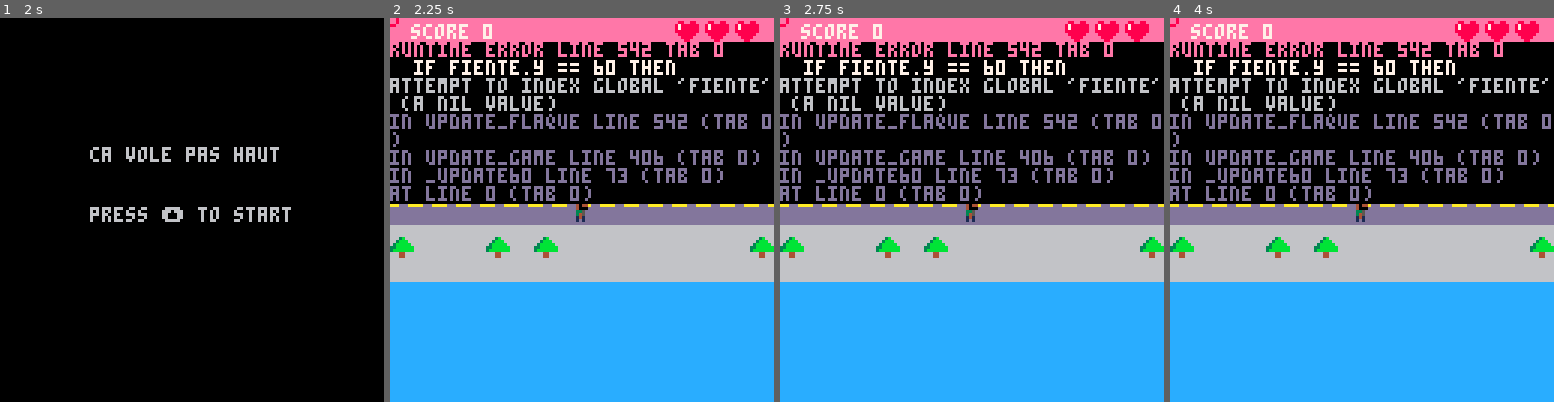
Above: before the commit, frames 1-4 (left to right).
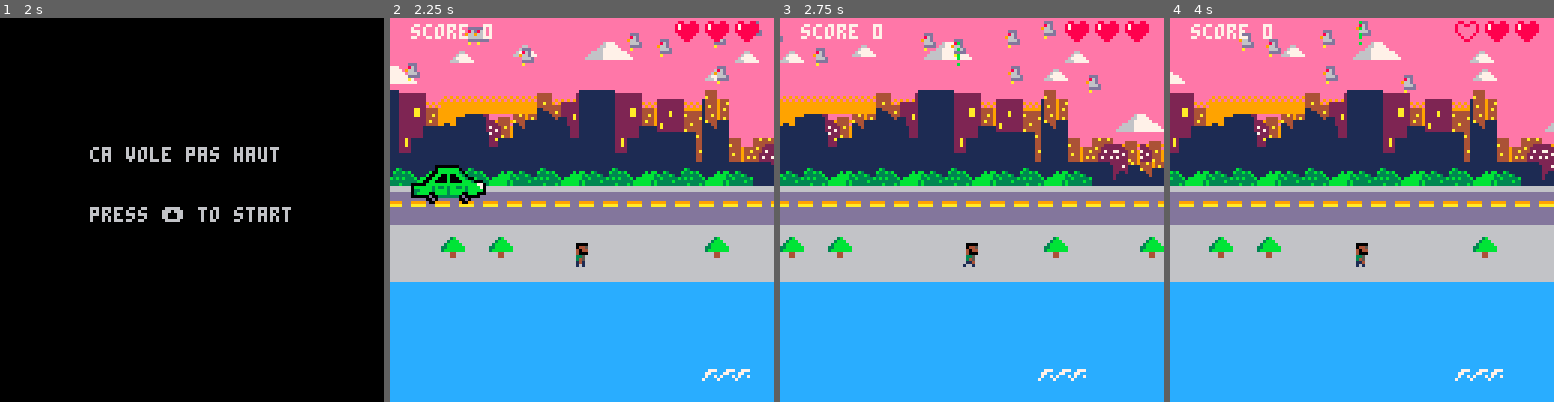
Above: after the commit, the same moments.

Repository: julie17-d/projet-collectif---pico-8
Game: PICO-8 cartridge commun.p8
Same seed, same stepped clock (60 frames per second), same inputs: the game is played once before the commit and once after it.
Inputs:
- Up to frame 1 (2 s): tap X (X key) at 0.33, 1.07, 1.85 s; tap O (Z key) at 0.7, 1.7 s; hold Right from 1.6 s (still down)
- Up to frame 2 (2.25 s): release Right at 2.1 s; tap O (Z key) at 2.1 s; hold Up from 2.15 s (still down)
- Up to frame 3 (2.75 s): release Up at 2.42 s; hold Right from 2.47 s (still down); tap O (Z key) at 2.5 s
- Up to frame 4 (4 s): tap O (Z key) at 2.9, 3.3, 3.7 s; tap X (X key) at 2.97 s; release Right at 3.03 s; hold Left 3.08-3.58 s

Frame 1 is identical in both runs. In frame 2, 42% of the frame differs, in the area x 0-100%, y 0-95%; in frame 3, 42%; in frame 4, 43%.
Error before the commit: runtime error line 542 tab 0; if fiente.y == 60 then; attempt to index global 'fiente' (a nil value)

Commit message:
les voitures du futur

Diff:
--- a/commun.p8
+++ b/commun.p8
@@ -5,8 +5,11 @@
 
  --player
 
-	p={x=60,y=60,speed=1, life=3, timer=0}
+	p={x=75,y=75,speed=1, life=3, timer=0}
 	first_sprt = fget(1,0)
+
+	--flaque
+	flaques={}
 
 	--nuage
  clouds={}
@@ -22,6 +25,7 @@
 
 	--voiture
 	cars={}
+	cars2={}
 
 	--explosions
 	explosions={}
@@ -145,14 +149,22 @@
         	speed=rnd(2)
     		}
     		add(fientes, new_fientes)
-		end
-
+
+	if new_fientes.y== 60 then
+		flaque = {
+    y=new_fientes.y,
+    timer = 0
+ }
+    add(flaques,flaque)
+   end
+  end
 
 
 
 		if pigeon.x < p.x-68 then
 			del(pigeons,pigeon)
 		end
+
 
 
 		--collision
@@ -283,10 +295,20 @@
 	end
 
 	--voiture
+	palt(6,true)
+	palt(0,false)
 
 	for car in all(cars) do
 	 spr(39,car.x,car.y,4,2)
 	end
+
+	for car2 in all(cars2) do
+	spr(138,car2.x,car2.y,4,2)
+	end
+
+	 palt(0,true)
+ 	palt(6,false)
+
 
 	--explosions
 
@@ -395,6 +417,11 @@
 	end
 	update_cars()
 
+	if #cars2==0 then
+	 spawn_cars2(rnd(7))
+	end
+	update_cars2()
+
 	--vagues
 
 	if #waves==0 then
@@ -409,8 +436,6 @@
 	update_flaque()
 	create_flaque()
 
-	if #flaque.time==2 then
-	del (flaque)
 
 	--sang/blood
 
@@ -421,7 +446,7 @@
 	camera_follow()
 
 end
-end
+
 -->8
 --nuage
 function spawn_clouds(amount)
@@ -503,7 +528,7 @@
 function update_fientes()
     for fiente in all(fientes) do
         fiente.y += new_fientes.speed
-        if fiente.y > p.y+10 then
+        if fiente.y > p.y+60 then
             del(fientes,fiente)
         end
 		if collision(p, fiente)
@@ -542,16 +567,11 @@
 
  function update_flaque()
 
-  if fiente.y == 60 then
-  create_flaque()
-  end
+
 end
 
 function create_flaque()
- add(flaque,{
-    y=new_fientes.y,
-    timer = 0
- })
+
 end
 
 
@@ -663,12 +683,12 @@
 
 --cars
 function spawn_cars(amount)
- gap=(128-8*amount)/(amount+5)
+ gap=(128-8*amount)/(amount+1)
  for i=1, amount do
 	add(cars,{
-		x=rnd(p.x+168),
-		y=ceil(rnd(20)),
-		speed=0.1
+		x=rnd(900),
+		y=46,
+		speed=-0.1
 	})
  end
 end
@@ -682,6 +702,27 @@
 	end
 end
 
+--cars2
+
+function spawn_cars2(amount)
+ gap=(128-8*amount)/(amount+5)
+ for i=1, amount do
+	add(cars2,{
+		x=rnd(900),
+		y=50,
+		speed=0.1
+	})
+ end
+end
+
+function update_cars2()
+	for car2 in all(cars2) do
+		car2.x-= car2.speed
+		if car2.x < p.x-68 then
+			del(cars2,car2)
+		end
+	end
+end
 
 __gfx__
 000000007700007777000077770000777700007777000077eeeeeeee666666666666666699999999999911111999999999911199eeeeeeee9993999966666666
